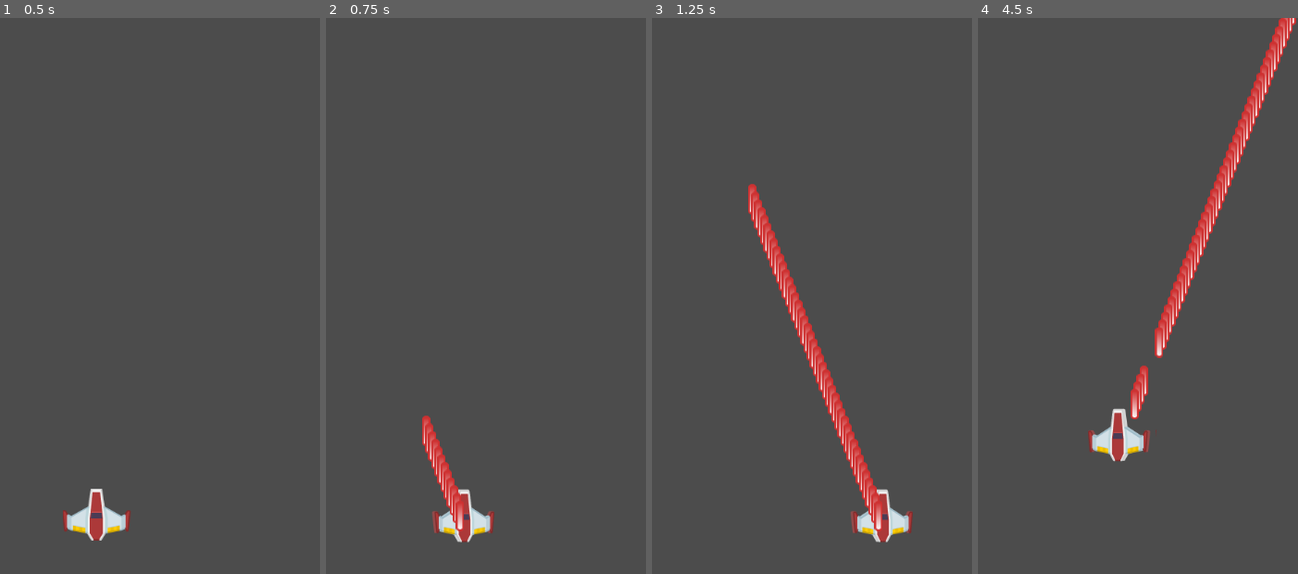
Above: before the commit, frames 1-4 (left to right).
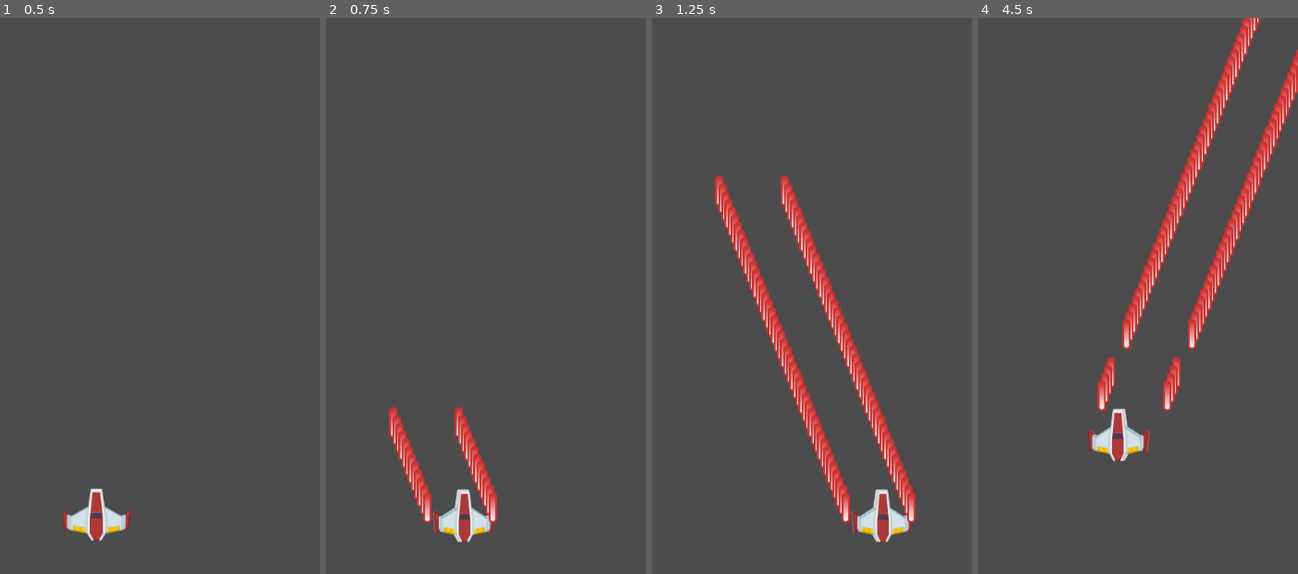
Above: after the commit, the same moments.

Repository: ZacharyRanes/Space_Shooter
Game: Godot game, scene res://MainScenes/Gameplay.tscn
The game is run twice, just before and just after one commit, with the same random seed, the same clock (stepped at 60 frames per second) and the same inputs.
Inputs:
- Up to frame 1 (0.5 s): no input
- Up to frame 2 (0.75 s): tap Enter at 0.5 s; hold D (move_right) from 0.53 s (still down); hold Space (shoot) from 0.53 s (still down)
- Up to frame 3 (1.25 s): keep holding D (move_right); keep holding Space (shoot)
- Up to frame 4 (4.5 s): release D (move_right) at 1.28 s; release Space (shoot) at 1.28 s; hold S (move_down) 1.28-2.03 s; tap Space (shoot) at 1.35, 2.85, 4.35 s; hold D (move_right) 2.03-2.78 s; hold Space (shoot) 2.03-2.78 s; hold W (move_up) 2.78-3.53 s; hold Space (shoot) 3.53-4.28 s; hold A (move_left) from 3.53 s (still down)

Frame 1 is identical in both runs. In frame 2, 2.8% of the frame differs, in the area x 19-54%, y 70-93%; in frame 3, 9.5%; in frame 4, 10%, in the area x 37-100%, y 0-73%.

Commit message:
End of EP8

Diff:
--- a/Player/Player.gd
+++ b/Player/Player.gd
@@ -3,6 +3,7 @@
 var plBullet := preload("res://Bullet/Bullet.tscn")
 
 onready var animatedSprite := $AnimatedSprite
+onready var firingPositions := $FiringPositions
 
 export var speed: float = 100
 var vel := Vector2(0,0)
@@ -16,9 +17,10 @@
 		animatedSprite.play("Straight")
 
 	if Input.is_action_pressed("shoot"):
-		var bullet := plBullet.instance()
-		bullet.position = position
-		get_tree().current_scene.add_child(bullet)
+		for gun in firingPositions.get_children():
+			var bullet := plBullet.instance()
+			bullet.global_position = gun.global_position
+			get_tree().current_scene.add_child(bullet)
 
 func _physics_process(delta):
 	var dirVec := Vector2(0,0)
--- a/Player/Player.tscn
+++ b/Player/Player.tscn
@@ -14,12 +14,12 @@
 [sub_resource type="AtlasTexture" id=3]
 flags = 4
 atlas = ExtResource( 1 )
-region = Rect2( 0, 0, 99, 77 )
+region = Rect2( 99, 0, 99, 77 )
 
 [sub_resource type="AtlasTexture" id=4]
 flags = 4
 atlas = ExtResource( 1 )
-region = Rect2( 99, 0, 99, 77 )
+region = Rect2( 0, 0, 99, 77 )
 
 [sub_resource type="SpriteFrames" id=5]
 animations = [ {
@@ -30,12 +30,12 @@
 }, {
 "frames": [ SubResource( 3 ) ],
 "loop": true,
-"name": "Left",
+"name": "Straight",
 "speed": 5.0
 }, {
 "frames": [ SubResource( 4 ) ],
 "loop": true,
-"name": "Straight",
+"name": "Left",
 "speed": 5.0
 } ]
 
@@ -50,3 +50,11 @@
 scale = Vector2( 0.75, 0.75 )
 frames = SubResource( 5 )
 animation = "Straight"
+
+[node name="FiringPositions" type="Node2D" parent="."]
+
+[node name="LeftGun" type="Node2D" parent="FiringPositions"]
+position = Vector2( -35.4, -9 )
+
+[node name="RightGun" type="Node2D" parent="FiringPositions"]
+position = Vector2( 35.4, -9 )
